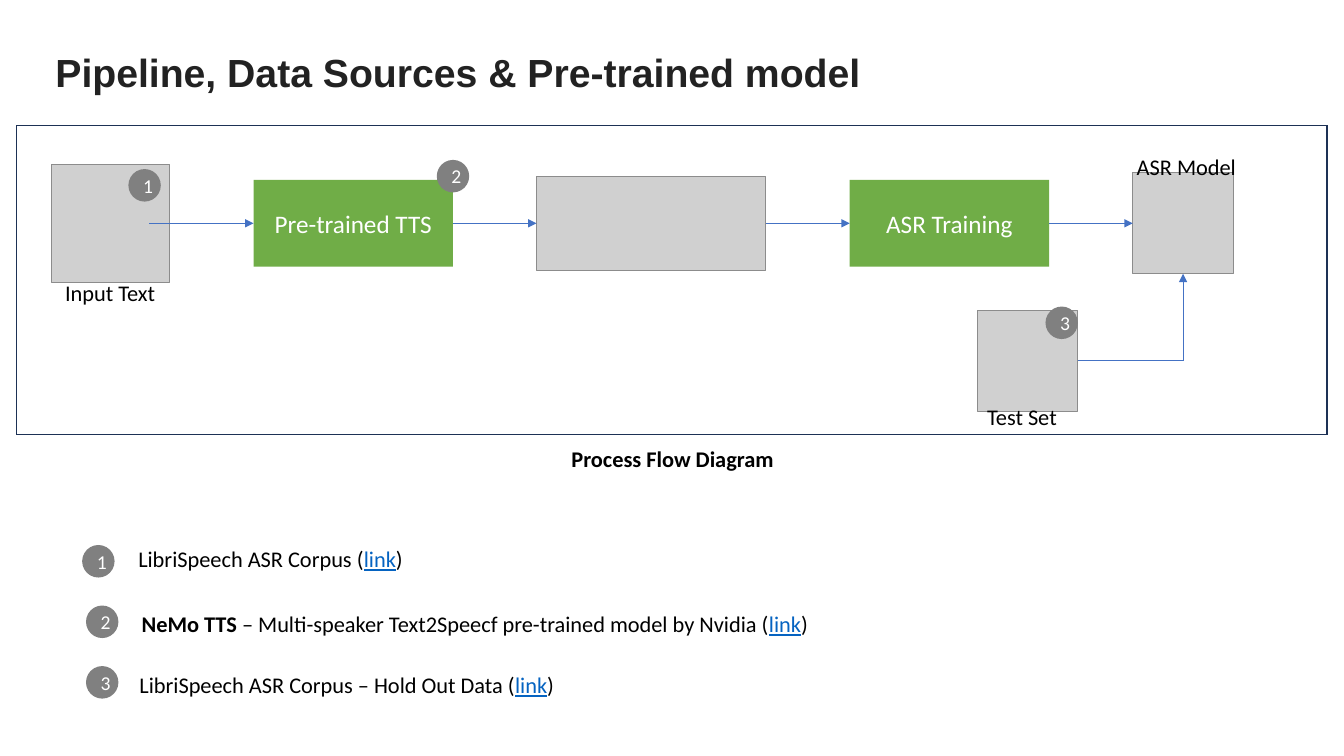
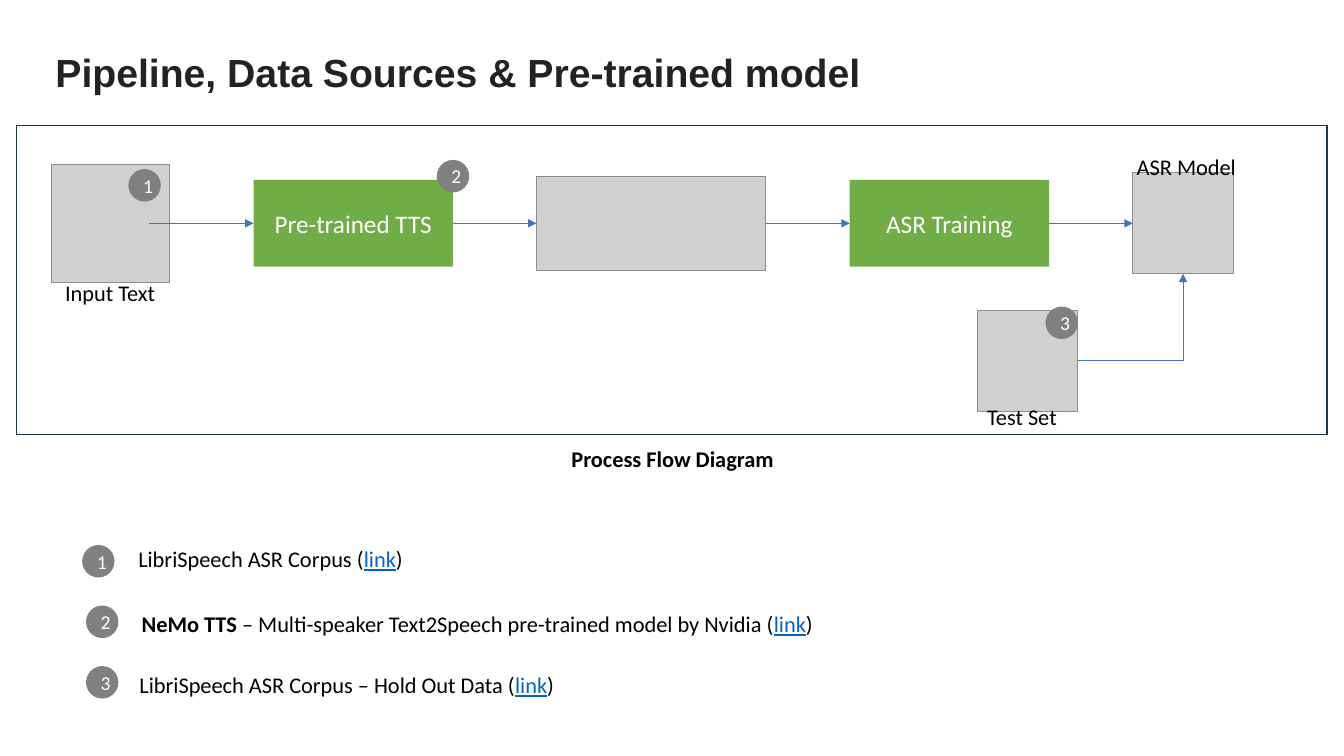
Before and after one commit to ravi-devgoblet/iisc_cohort4_group6_capstone, a slide deck: slide 2 of project_docs/Group 6 Capstone Project Presentation.pptx. Drawn at 1344x756 pixels with LibreOffice and Linux fonts; fonts in the diff are those of the drawing; grey boxes stand for pictures. Boxes give left, top, right and bottom in pixels: in the first picture for what was removed or moved away, otherwise in the second. Text is boxed around its words. In the diff, an @@ line names an element or a change of style, - is before the commit and + after.

```diff
--- a/project_docs/Group 6 Capstone Project Presentation.pptx
+++ b/project_docs/Group 6 Capstone Project Presentation.pptx
@@ text at (142,616,813,636): text changed @@
-NeMo TTS – Multi-speaker Text2Speecf pre-trained model by Nvidia (link)
+NeMo TTS – Multi-speaker Text2Speech pre-trained model by Nvidia (link)
```
Also in this commit, not shown: 2 other slides changed, 4 slides added, 4 slides removed.
